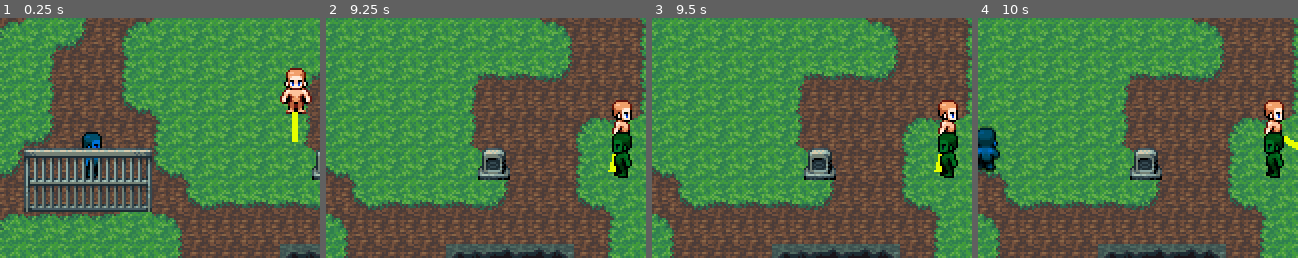
Above: before the commit, frames 1-4 (left to right).
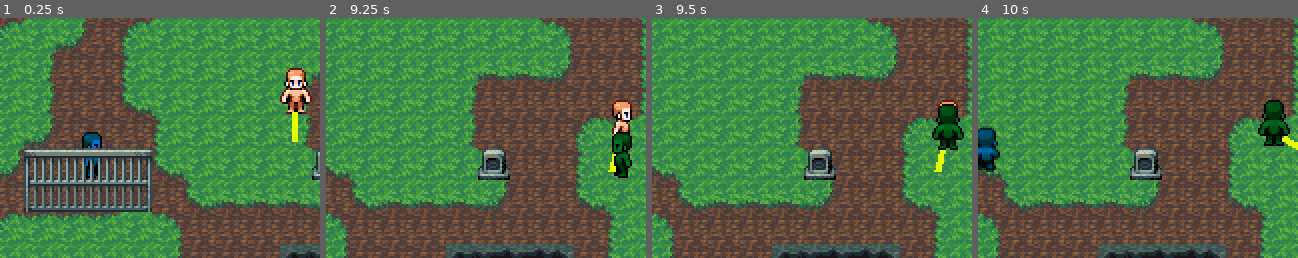
Above: after the commit, the same moments.

Repository: weinStag/cursed-rest
Game: Godot game, scene res://Scenes/gameview.tscn
Two runs of this game, one before a commit and one after it. Both use one fixed random seed, a clock stepped at 60 frames per second and the inputs below.
Inputs (mouse positions are % of the whole screen's width and height, from its top left):
- Up to frame 1 (0.25 s): no input
- Up to frame 2 (9.25 s): move the mouse to (72, 45) at 0.52 s; hold Right (ui_right) 0.53-1.28 s; tap Z (ui_accept) at 0.77, 1.52, 3.02, 3.77, 4.52, 6.02, 6.77, 7.52, 9.02 s; move the mouse to (30, 55) at 1.27 s; hold Down (ui_down) 1.28-2.03 s; move the mouse to (60, 28) at 2.02 s; hold Right (ui_right) 2.03-2.78 s; move the mouse to (45, 70) at 2.77 s; hold Up (ui_up) 2.78-3.53 s; move the mouse to (80, 65) at 3.52 s; hold Left (ui_left) 3.53-5.03 s; move the mouse to (20, 35) at 4.27 s; move the mouse to (55, 50) at 5.02 s; hold Down (ui_down) 5.03-5.78 s; move the mouse to (35, 25) at 5.77 s; hold Right (ui_right) 5.78-6.53 s; move the mouse to (72, 45) at 6.52 s; hold Up (ui_up) 6.53-7.28 s; move the mouse to (30, 55) at 7.27 s; hold Right (ui_right) 7.28-8.03 s; move the mouse to (60, 28) at 8.02 s; hold Down (ui_down) 8.03-8.78 s; tap Enter at 8.75 s; move the mouse to (45, 70) at 8.77 s; hold Left (ui_left) from 8.78 s (still down)
- Up to frame 3 (9.5 s): keep holding Left (ui_left)
- Up to frame 4 (10 s): move the mouse to (80, 65) at 9.52 s; release Left (ui_left) at 9.53 s; hold Up (ui_up) from 9.53 s (still down); tap Z (ui_accept) at 9.77 s
The pictures show only the part of the screen within x 4-54%, y 18-68%; the shares and areas given below are measured in that part.

Frames 1-2 are identical in both runs. In frame 3, 1.7% of the frame differs, in the area x 87-98%, y 35-67%; in frame 4, 1.9%, in the area x 87-98%, y 34-67%.

Commit message:
feat: inimigo detecta morte do jogador

Diff:
--- a/Scripts/Pawns/Types/npc.gd
+++ b/Scripts/Pawns/Types/npc.gd
@@ -23,7 +23,7 @@
 func _process(_delta):
 	# Allow movement if conditions are meet
 	if player:
-		if is_in_attack_range():
+		if is_in_attack_range() and !player.is_dead:
 			attack()
 		else:
 			move_towards_player()
--- a/Scripts/Pawns/Types/player.gd
+++ b/Scripts/Pawns/Types/player.gd
@@ -16,6 +16,8 @@
 	'ui_down': Vector2i.DOWN
 }
 
+var is_dead: bool = false
+
 # Movement Related (+ animation)
 var input_history: Array[String] = []
 var cur_direction: Vector2i = Vector2i.DOWN
@@ -235,6 +237,7 @@
 	is_talking = true
 	is_rolling = false
 	is_moving = false
+	is_dead = true
 	# Aqui você pode chamar animação, respawn, tela game over, etc.
 
 
